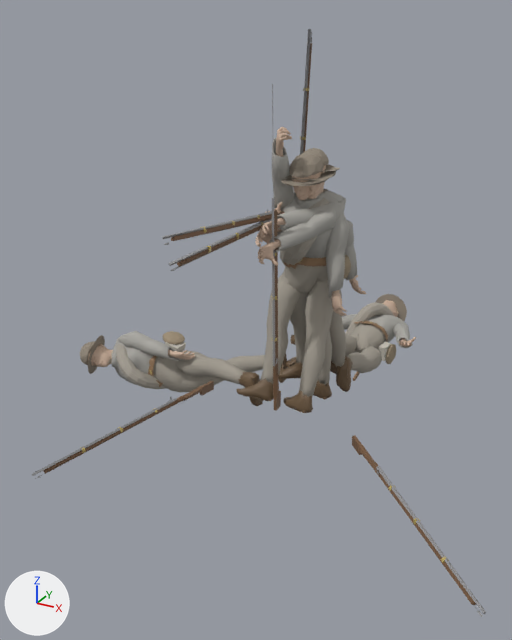
The FBX model app/Assets/ProjectOwned/Characters/Kit/csa_a_mid.fbx: old version first, new version second.
The view is the same before and after, from a 50 mm lens placed at (1.73, -3.87, 2.38), pointed at (-0.18, -0.4, 0.64). Lighting does not change. The marker at lower left points along +X, +Y and +Z. The first picture is the older version.

The first picture shows 'pose_aim', 'pose_fallen_back', 'pose_fallen_side', 'pose_fire', 'pose_march_a', 'pose_march_b', 'pose_reload_rod'.
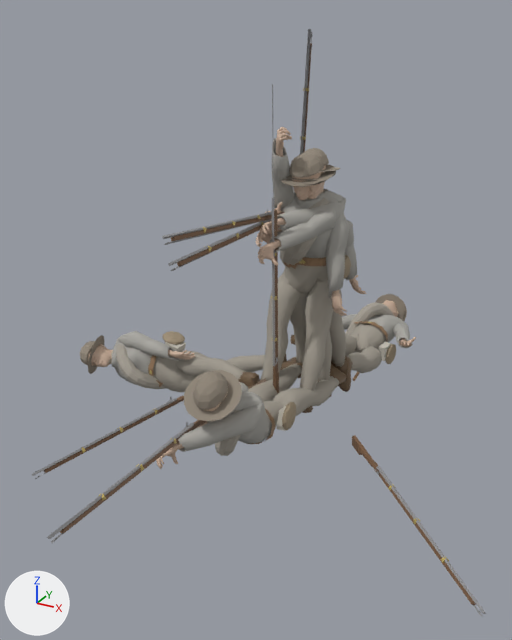
Boxes (x1, y1, x2, y2) around the edits, measured in the pictures (512 x 640 px):
'pose_prone_fire', added: after (47, 361, 346, 543)

Patch to the scene script:
```diff
--- a/app/Assets/ProjectOwned/Characters/Kit/csa_a_mid.fbx.py
+++ b/app/Assets/ProjectOwned/Characters/Kit/csa_a_mid.fbx.py
@@ me_base_015 @@
+me_base_015.from_pydata(...)  # 3354 vertices, 5458 faces; spans x -0.31..0.24, y -2.27..0.21, z -0.03..0.69
+me_base_015.materials.append(mat_skin)  # beige #ceb39e
+me_base_015.materials.append(mat_csa_shirt)  # beige #bcaf9b
+me_base_015.materials.append(mat_csa_shell_wool)  # grey #aaa8a2
+me_base_015.materials.append(mat_csa_trouser_wool)  # grey #a29b90
+me_base_015.materials.append(mat_csa_brogan_leather)  # brown #6c573f
+me_base_015.materials.append(mat_csa_eq_brogan)  # brown #6c573f
+me_base_015.materials.append(mat_csa_eq_leather)  # brown #907355
+me_base_015.materials.append(mat_csa_eq_brass)  # yellow #bca869
+me_base_015.materials.append(mat_csa_eq_canteen)  # brown #9e8e76
+me_base_015.materials.append(mat_csa_eq_canvas)  # light grey #c5c0b5
+me_base_015.materials.append(mat_csa_slouch_felt)  # grey #908679
+me_base_015.materials.append(mat_csa_bedroll_wool)  # grey #a6a095
+me_base_015.materials.append(mat_musket_steel)  # grey #959597
+me_base_015.materials.append(mat_musket_walnut)  # brown #795b42
+me_base_015.materials.append(mat_musket_brass)  # yellow #bfaa65
@@ ob_pose_prone_fire @@
+ob_pose_prone_fire = bpy.data.objects.new('pose_prone_fire', me_base_015)
+ob_pose_prone_fire.location = (0.0, 0.0, 0.0)
```
